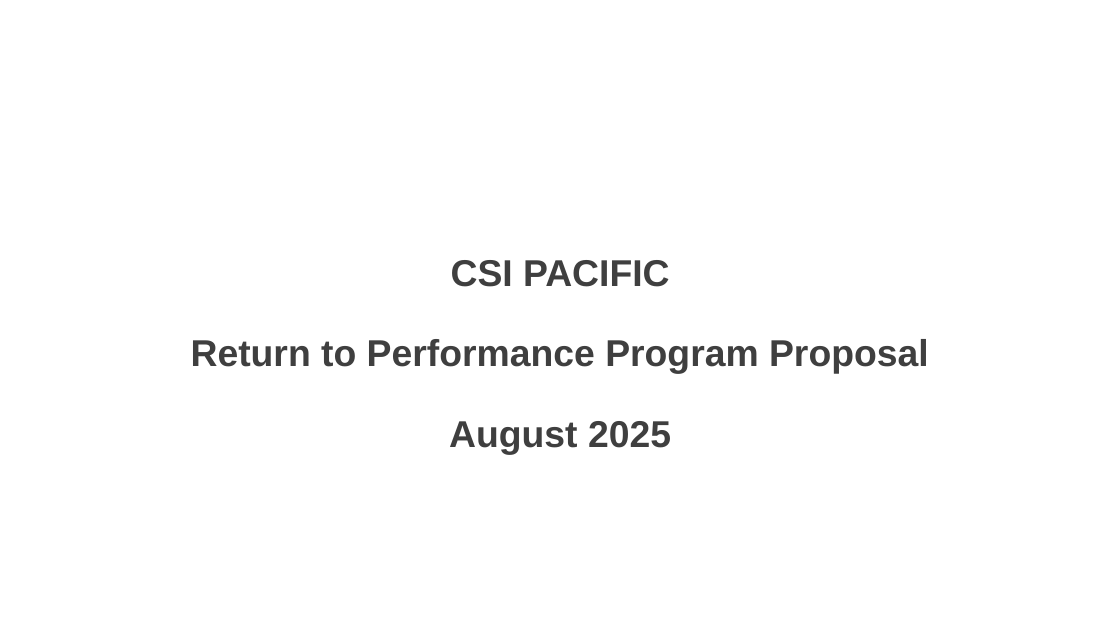
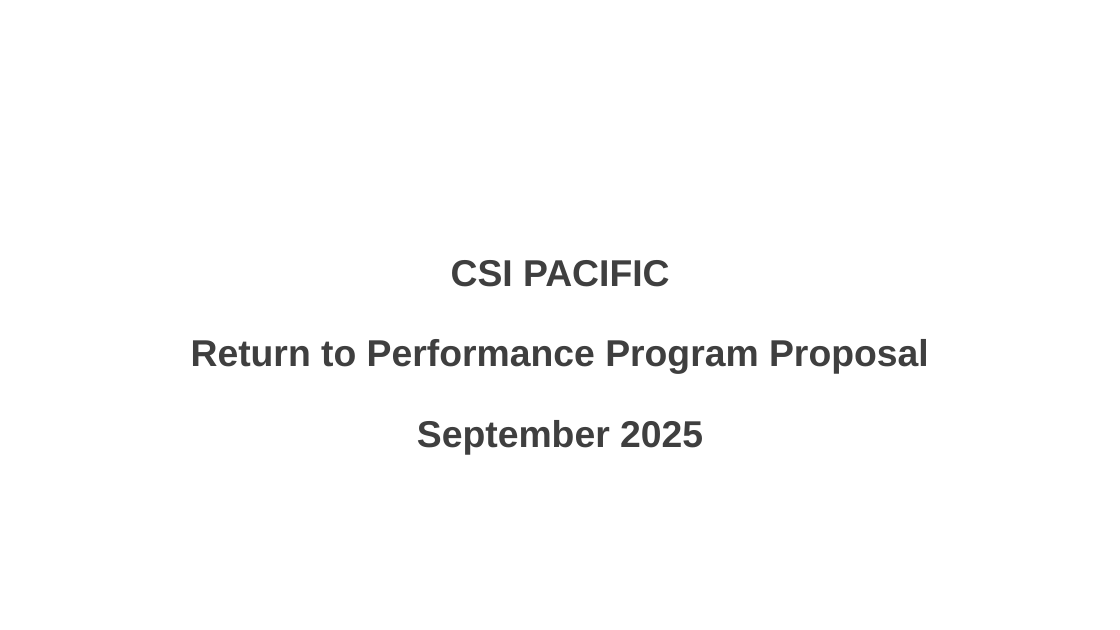
Before and after one commit to AKates717/CSI-Pacific-RTP, a slide deck: slide 1 of RTP Resources/RTP_Project_Pitch.pptx. Drawn at 1120x630 pixels with LibreOffice and Linux fonts; fonts in the diff are those of the drawing; background and template pictures are left out. Boxes give left, top, right and bottom in pixels: in the first picture for what was removed or moved away, otherwise in the second. Text is boxed around its words. In the diff, an @@ line names an element or a change of style, - is before the commit and + after.

```diff
--- a/RTP Resources/RTP_Project_Pitch.pptx
+++ b/RTP Resources/RTP_Project_Pitch.pptx
@@ title at [191,260,929,455]: text changed @@
-CSI PACIFIC
-Return to Performance Program Proposal
-August 2025
+CSI PACIFIC
+Return to Performance Program Proposal
+September 2025
```
Also in this commit, not shown: 7 other slides changed, 2 slides added, 1 slide removed, 49 other files.
